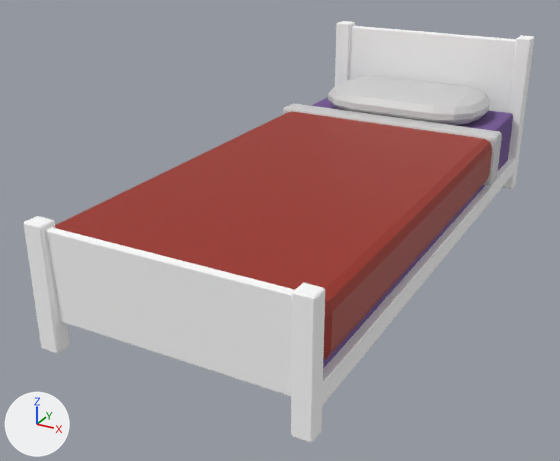
What one commit did to the FBX model project/assets/models/final/bed/enfant_lit.fbx.
Both versions are drawn from a camera (50 mm lens) standing at (1.78, -4.13, 1.56) and looking at (-0.19, -0.54, -0.24). The lights are fixed; the arrows at lower left show +X, +Y and +Z. Where no turn or scale is listed for an object, it has been applied to the vertices.

In view in the first picture: 'Bed ado'.
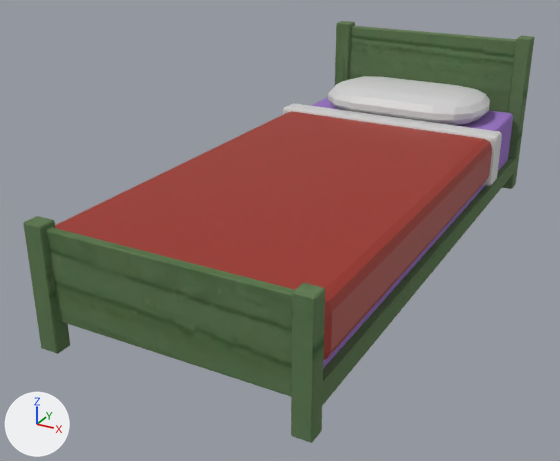
Where the change shows, as pixel boxes (x1, y1, x2, y2) in the pictures (560 x 461 px):
'Bed ado', surface changed, recoloured (grey to green)
    both: (23, 21, 535, 443)

Patch to the scene script:
```diff
--- a/project/assets/models/final/bed/enfant_lit.fbx.py
+++ b/project/assets/models/final/bed/enfant_lit.fbx.py
@@ img_woodgreen2_jpeg @@
+img_woodgreen2_jpeg = load_image('woodgreen2.jpeg', 'enfant_lit.fbm/woodgreen2.jpeg', 1178, 1250, 'sRGB')
@@ mat_ado_wood @@
 mat_ado_wood = principled_material('ado_wood')
-mat_ado_wood.base_color = (1.0, 1.0, 1.0)  # white #ffffff
+mat_ado_wood.texture = img_woodgreen2_jpeg
 mat_ado_wood.roughness = 1.0
@@ mat_ado_matress @@
 mat_ado_matress = principled_material('ado_matress')
-mat_ado_matress.base_color = (0.18, 0.0976, 0.307)  # purple #765896
+mat_ado_matress.base_color = (0.321, 0.172, 0.557)  # purple #9a73c5
 mat_ado_matress.roughness = 1.0
```
